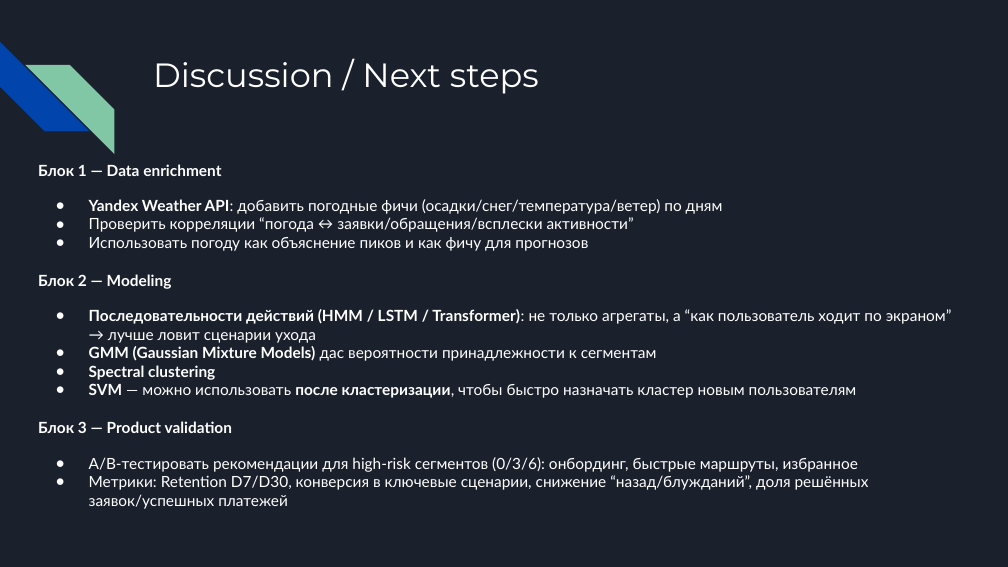
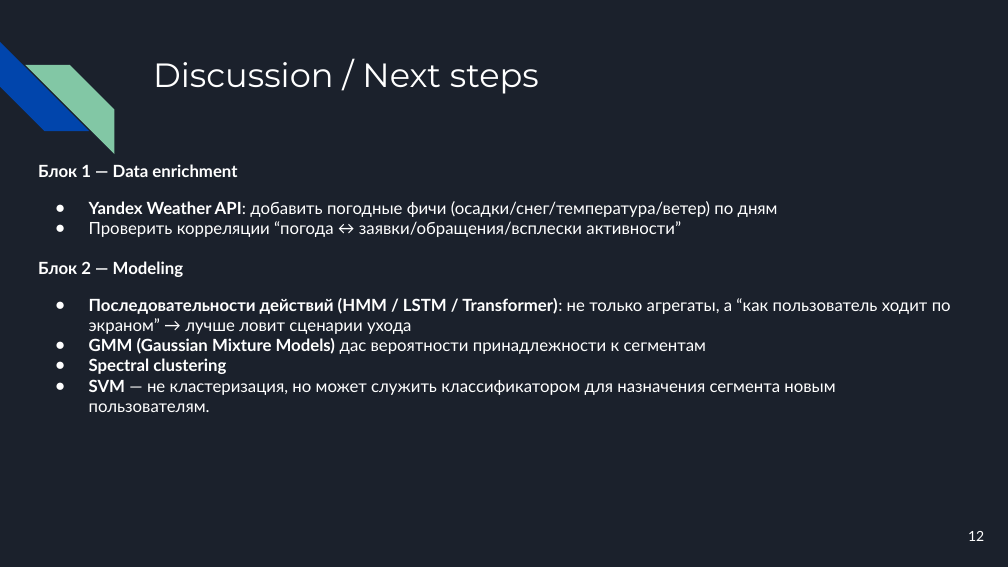
Before and after one commit to FedeVas/mobile-app-churn-analysis, a slide deck: slide 12 of presentation/Анализ проекта.pptx. Drawn at 1008x567 pixels with LibreOffice and Linux fonts; fonts in the diff are those of the drawing. Boxes give left, top, right and bottom in pixels: in the first picture for what was removed or moved away, otherwise in the second. Text is boxed around its words. In the diff, an @@ line names an element or a change of style, - is before the commit and + after.

```diff
--- a/presentation/Анализ проекта.pptx
+++ b/presentation/Анализ проекта.pptx
@@ text at <box>38,164,951,374</box>: size 11 to 12 pt in "Блок 1 — Data enrichment", "Yandex Weather API: добавить погодные фичи (осадки/снег/темп ...", "Проверить корреляции “погода ↔ заявки/обращения/всплески акт ...", "Блок 2 — Modeling" and 3 more places @@
@@ text at <box>89,237,588,251</box>: paragraph removed @@
-● Использовать погоду как объяснение пиков и как фичу для прогнозов
@@ text at <box>89,379,835,412</box>: text changed; size 11 to 12 pt @@
-● SVM — можно использовать после кластеризации, чтобы быстро назначать кластер новым пользователям
-Блок 3 — Product validation
-● A/B-тестировать рекомендации для high-risk сегментов (0/3/6): онбординг, быстрые маршруты, избранное
-● Метрики: Retention D7/D30, конверсия в ключевые сценарии, снижение “назад/блужданий”, доля решённых заявок/успешных платежей
+● SVM — не кластеризация, но может служить классификатором для назначения сегмента новым пользователям.
@@ page number added at <box>968,531,984,541</box>, 10 pt, text #FFFFFF @@
+12
```
Also in this commit, not shown: 10 other slides changed, 1 slide added, 1 slide removed.
